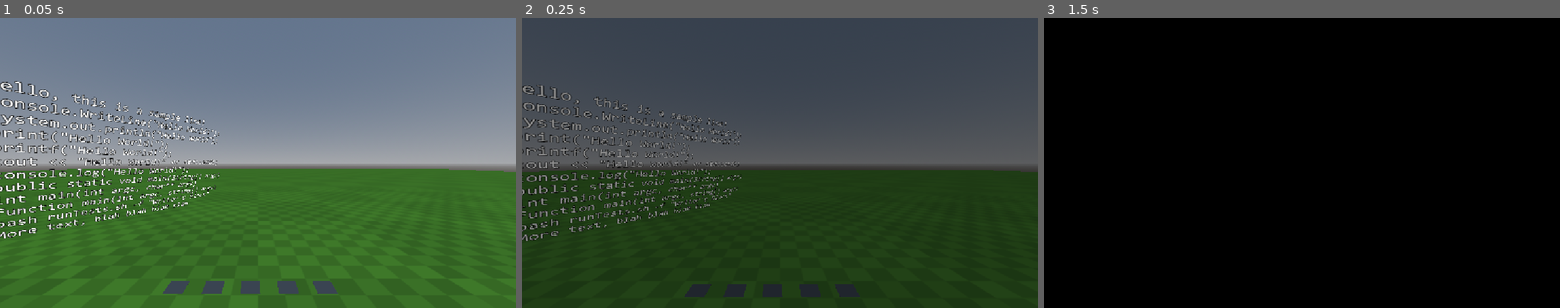
Above: before the commit, frames 1-3 (left to right).
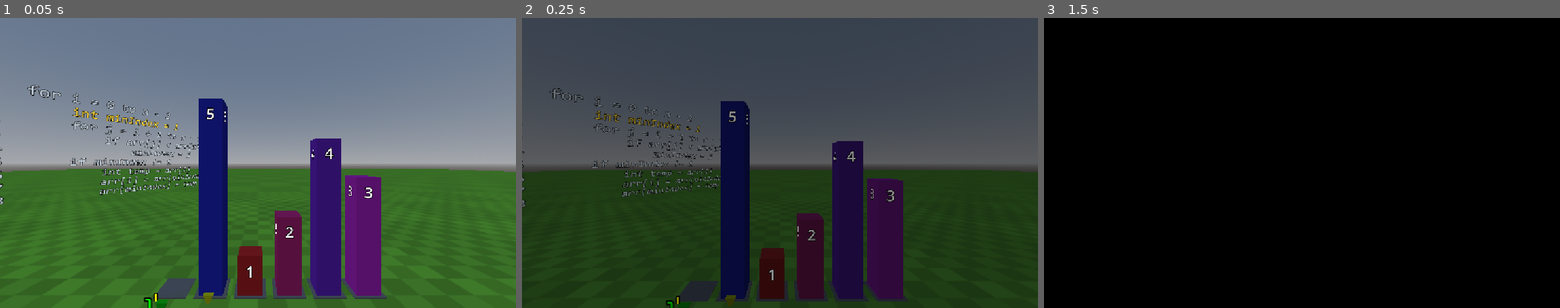
Above: after the commit, the same moments.

Repository: FlashCanBuild/SortingVR
Game: Godot game, scene res://scenes/main.tscn
Same seed, same stepped clock (60 frames per second), same inputs: the game is played once before the commit and once after it.
Inputs (mouse positions are in pixels of both pictures, inside the frame that each line leads up to):
- Up to frame 1 (0.05 s): no input
- Up to frame 2 (0.25 s): no input
- Up to frame 3 (1.5 s): tap Enter (ui_accept) at 0.5, 0.77, 1.07, 1.25 s; move the mouse to (1415, 148) at 0.52 s; hold Right (ui_right) 0.53-1.25 s; click (1415, 148) at 0.67 s; drag from (1198, 177) to (1276, 221) at 1.27 s

The runs differ from the first frame. In frame 1, 19% of the frame differs, in the area x 0-75%, y 21-100%; in frame 2, 18%; in frame 3, nothing differs.
Error before the commit: Invalid call to function 'get_active_material' in base 'MeshInstance3D'. Expected 1 argument(s). (res://CompareButton.gd:23)

Commit message:
progress on sliders

Diff:
--- a/game/CompareButton.gd
+++ b/game/CompareButton.gd
@@ -20,5 +20,12 @@
 
 ## Called when the node enters the scene tree for the first time.
 func _ready() -> void:
-	(button_mesh.get_active_material() as StandardMaterial3D).albedo_color = color
+	var mat := button_mesh.get_active_material(0) as StandardMaterial3D
+	# Create a new StandardMaterial3D if none exists, or duplicate it so buttons don't share colors
+	if mat == null:
+		mat = StandardMaterial3D.new()
+	else:
+		mat = mat.duplicate() as StandardMaterial3D
+	mat.albedo_color = color
+	button_mesh.set_surface_override_material(0, mat)
 	label.text = buttonText
--- a/game/scenes/BlockRow.tscn
+++ b/game/scenes/BlockRow.tscn
@@ -1,6 +1,6 @@
 [gd_scene format=3 uid="uid://calmpm8nssn3p"]
 
-[ext_resource type="Script" uid="uid://nhpadiotllvp" path="res://scripts/BlockRow.gd" id="1_sdlgj"]
+[ext_resource type="Script" uid="uid://nhpadiotllvp" path="res://scripts/objects/BlockRow.gd" id="1_sdlgj"]
 [ext_resource type="PackedScene" uid="uid://bocmrh145jrsa" path="res://scenes/Slot.tscn" id="2_0obv0"]
 [ext_resource type="PackedScene" uid="uid://bwis1ourdwnih" path="res://scenes/SortBlock.tscn" id="2_uvjos"]
 
@@ -12,22 +12,22 @@
 max_block_height = 5.0
 
 [node name="TempSlot" parent="." unique_id=1728868693 instance=ExtResource("2_0obv0")]
-transform = Transform3D(1, 0, 0, 0, 1, 0, 0, 0, 1, 0.5, 0, -0.5)
 
 [node name="Slot0" parent="." unique_id=255949924 instance=ExtResource("2_0obv0")]
+transform = Transform3D(1, 0, 0, 0, 1, 0, 0, 0, 1, -0.5, 0, 0)
 
 [node name="Slot1" parent="." unique_id=1807986929 instance=ExtResource("2_0obv0")]
-transform = Transform3D(1, 0, 0, 0, 1, 0, 0, 0, 1, -0.5, 0, 0)
+transform = Transform3D(1, 0, 0, 0, 1, 0, 0, 0, 1, -1, 0, 0)
 index = 1
 
 [node name="Slot2" parent="." unique_id=810512703 instance=ExtResource("2_0obv0")]
-transform = Transform3D(1, 0, 0, 0, 1, 0, 0, 0, 1, -1, 0, 0)
+transform = Transform3D(1, 0, 0, 0, 1, 0, 0, 0, 1, -1.5, 0, 0)
 index = 2
 
 [node name="Slot3" parent="." unique_id=572254808 instance=ExtResource("2_0obv0")]
-transform = Transform3D(1, 0, 0, 0, 1, 0, 0, 0, 1, -1.5, 0, 0)
+transform = Transform3D(1, 0, 0, 0, 1, 0, 0, 0, 1, -2, 0, 0)
 index = 3
 
 [node name="Slot4" parent="." unique_id=333287905 instance=ExtResource("2_0obv0")]
-transform = Transform3D(1, 0, 0, 0, 1, 0, 0, 0, 1, -2, 0, 0)
+transform = Transform3D(1, 0, 0, 0, 1, 0, 0, 0, 1, -2.5, 0, 0)
 index = 4
--- /dev/null
+++ b/game/scenes/IndexSlider.tscn
@@ -0,0 +1,40 @@
+[gd_scene format=3 uid="uid://coui2mo4atg65"]
+
+[ext_resource type="Script" uid="uid://b52qrj6ekho10" path="res://scripts/objects/IndexSlider.gd" id="1_xr7bj"]
+[ext_resource type="FontFile" uid="uid://didkng5yj68tr" path="res://assets/fonts/Orbitron/Orbitron-ExtraBold.ttf" id="2_d5pvm"]
+[ext_resource type="PackedScene" uid="uid://b0r6edl74ddo7" path="res://addons/godot-xr-tools/interactables/interactable_slider.tscn" id="3_enhhj"]
+[ext_resource type="PackedScene" uid="uid://bddj5m7ull6g0" path="res://addons/godot-xr-tools/interactables/interactable_handle.tscn" id="4_puo3v"]
+
+[sub_resource type="BoxShape3D" id="BoxShape3D_idati"]
+size = Vector3(1, 0.52500004, 1)
+
+[sub_resource type="StandardMaterial3D" id="StandardMaterial3D_xr7bj"]
+
+[sub_resource type="PrismMesh" id="PrismMesh_po5s0"]
+material = SubResource("StandardMaterial3D_xr7bj")
+size = Vector3(0.125, 0.125, 0.063)
+
+[node name="IndexSlider" type="Node3D" unique_id=1632877457 node_paths=PackedStringArray("slider", "handle", "name_label", "pointer_mesh")]
+script = ExtResource("1_xr7bj")
+slider = NodePath("InteractableSlider")
+handle = NodePath("InteractableSlider/InteractableHandle")
+name_label = NodePath("NameLabel")
+pointer_mesh = NodePath("InteractableSlider/InteractableHandle/MeshInstance3D")
+
+[node name="NameLabel" type="Label3D" parent="." unique_id=2026260301]
+transform = Transform3D(1, 0, 0, 0, -4.371139e-08, 1, 0, -1, -4.371139e-08, -0.125, 0, 0)
+text = "Variable Name"
+font = ExtResource("2_d5pvm")
+horizontal_alignment = 2
+
+[node name="InteractableSlider" parent="." unique_id=795347943 instance=ExtResource("3_enhhj")]
+
+[node name="InteractableHandle" parent="InteractableSlider" unique_id=1590175448 instance=ExtResource("4_puo3v")]
+
+[node name="CollisionShape3D" type="CollisionShape3D" parent="InteractableSlider/InteractableHandle" unique_id=1802881771]
+transform = Transform3D(0.125, 0, 0, 0, 0.125, 0, 0, 0, 0.125, 0, 0, 0)
+shape = SubResource("BoxShape3D_idati")
+
+[node name="MeshInstance3D" type="MeshInstance3D" parent="InteractableSlider/InteractableHandle" unique_id=1258644298]
+transform = Transform3D(1, 0, 0, 0, -4.371139e-08, 1, 0, -1, -4.371139e-08, 0, 0, 0)
+mesh = SubResource("PrismMesh_po5s0")
--- a/game/scenes/PseudocodeBoard.tscn
+++ b/game/scenes/PseudocodeBoard.tscn
@@ -1,6 +1,6 @@
 [gd_scene format=3 uid="uid://b5l050stkv4v2"]
 
-[ext_resource type="Script" uid="uid://cp3x2fsc2ohni" path="res://scripts/PseudocodeBoard.gd" id="1_s4lqp"]
+[ext_resource type="Script" uid="uid://cp3x2fsc2ohni" path="res://scripts/objects/PseudocodeBoard.gd" id="1_s4lqp"]
 [ext_resource type="FontFile" uid="uid://b4sffrp8vc8qc" path="res://assets/fonts/CONSOLA.TTF" id="2_ihax8"]
 
 [node name="PseudocodeBoard" type="Node3D" unique_id=1050903606 node_paths=PackedStringArray("line_labels")]
--- a/game/scenes/Slot.tscn
+++ b/game/scenes/Slot.tscn
@@ -1,7 +1,7 @@
 [gd_scene format=3 uid="uid://bocmrh145jrsa"]
 
 [ext_resource type="PackedScene" uid="uid://ce7vysyvondf8" path="res://addons/godot-xr-tools/objects/snap_zone.tscn" id="1_djgyf"]
-[ext_resource type="Script" uid="uid://dptowd1f3tffm" path="res://scripts/Slot.gd" id="1_mlwvr"]
+[ext_resource type="Script" uid="uid://dptowd1f3tffm" path="res://scripts/objects/Slot.gd" id="1_mlwvr"]
 
 [sub_resource type="SphereShape3D" id="SphereShape3D_mlwvr"]
 resource_local_to_scene = true
--- a/game/scenes/SortBlock.tscn
+++ b/game/scenes/SortBlock.tscn
@@ -2,7 +2,7 @@
 
 [ext_resource type="PackedScene" uid="uid://c8l60rnugru40" path="res://addons/godot-xr-tools/objects/pickable.tscn" id="1_tnhqg"]
 [ext_resource type="PackedScene" uid="uid://ctw7nbntd5pcj" path="res://addons/godot-xr-tools/objects/grab_points/grab_point_hand_right.tscn" id="2_2l3ww"]
-[ext_resource type="Script" uid="uid://bebb7ojlfgu1o" path="res://scripts/SortBlock.gd" id="2_amcgd"]
+[ext_resource type="Script" uid="uid://bebb7ojlfgu1o" path="res://scripts/objects/SortBlock.gd" id="2_amcgd"]
 [ext_resource type="PackedScene" uid="uid://c25yxb0vt53vc" path="res://addons/godot-xr-tools/objects/grab_points/grab_point_hand_left.tscn" id="3_amcgd"]
 
 [sub_resource type="BoxShape3D" id="BoxShape3D_2l3ww"]
--- a/game/scenes/main.tscn
+++ b/game/scenes/main.tscn
@@ -10,11 +10,13 @@
 [ext_resource type="PackedScene" uid="uid://c2q5phg8w08o" path="res://addons/godot-xr-tools/functions/movement_jump.tscn" id="8_1nqs0"]
 [ext_resource type="PackedScene" uid="uid://diyu06cw06syv" path="res://addons/godot-xr-tools/player/player_body.tscn" id="9_1iba3"]
 [ext_resource type="Texture2D" uid="uid://d0s686o5cg2ij" path="res://assets/textures/UE4_1m x 1m.png" id="10_yxlcp"]
-[ext_resource type="Script" uid="uid://bf3alvab6gt5i" path="res://scripts/SortingBoard.gd" id="11_qmy6f"]
+[ext_resource type="Script" uid="uid://bf3alvab6gt5i" path="res://scripts/objects/SortingBoard.gd" id="11_qmy6f"]
 [ext_resource type="Script" uid="uid://cfudkq7l1sfws" path="res://scripts/logic/Referee.gd" id="13_mwfav"]
 [ext_resource type="PackedScene" uid="uid://calmpm8nssn3p" path="res://scenes/BlockRow.tscn" id="13_xa025"]
 [ext_resource type="PackedScene" uid="uid://b5l050stkv4v2" path="res://scenes/PseudocodeBoard.tscn" id="14_mwfav"]
 [ext_resource type="PackedScene" uid="uid://cfjj037dxmxgp" path="res://scenes/CompareButton.tscn" id="15_3p2gp"]
+[ext_resource type="Script" uid="uid://cvpm7yxn7y2xh" path="res://scripts/objects/SliderRack.gd" id="16_cvmbd"]
+[ext_resource type="PackedScene" uid="uid://coui2mo4atg65" path="res://scenes/IndexSlider.tscn" id="17_ft6cd"]
 
 [sub_resource type="ProceduralSkyMaterial" id="ProceduralSkyMaterial_5t7wk"]
 
@@ -90,13 +92,15 @@
 transform = Transform3D(1, 0, 0, 0, 1, 0, 0, 0, 1, 0, -0.5, 0)
 shape = SubResource("BoxShape3D_po5s0")
 
-[node name="SortingBoard" type="Node3D" parent="." unique_id=1314728863 node_paths=PackedStringArray("referee", "block_row", "pseudocode_board", "true_button")]
+[node name="SortingBoard" type="Node3D" parent="." unique_id=1314728863 node_paths=PackedStringArray("referee", "block_row", "pseudocode_board", "slider_rack", "true_button", "false_button")]
 transform = Transform3D(-1, 0, -8.742278e-08, 0, 1, 0, 8.742278e-08, 0, -1, -1.0999999, 0, -2.5500002)
 script = ExtResource("11_qmy6f")
 referee = NodePath("Referee")
 block_row = NodePath("BlockRow")
 pseudocode_board = NodePath("PseudocodeBoard")
+slider_rack = NodePath("SliderRack")
 true_button = NodePath("TrueButton")
+false_button = NodePath("FalseButton")
 
 [node name="BlockRow" parent="SortingBoard" unique_id=1777947557 instance=ExtResource("13_xa025")]
 max_block_height = 2.5
@@ -109,6 +113,21 @@
 
 [node name="TrueButton" parent="SortingBoard" unique_id=1994112145 instance=ExtResource("15_3p2gp")]
 transform = Transform3D(-4.371139e-08, 0, -1, 0, 1, 0, 1, 0, -4.371139e-08, 0.5000002, 0.016, -0.92499983)
+compareType = true
+buttonText = "TRUE"
+color = Color(0, 0.72678816, 1.347661e-06, 1)
 
-[node name="TrueButton2" parent="SortingBoard" unique_id=787987813 instance=ExtResource("15_3p2gp")]
+[node name="FalseButton" parent="SortingBoard" unique_id=787987813 instance=ExtResource("15_3p2gp")]
 transform = Transform3D(-4.371139e-08, 0, -1, 0, 1, 0, 1, 0, -4.371139e-08, 0.5000002, 0.016, -1.3499999)
+buttonText = "FALSE"
+color = Color(0.79897434, 4.379898e-06, 6.738305e-07, 1)
+
+[node name="SliderRack" type="Node3D" parent="SortingBoard" unique_id=532758840 node_paths=PackedStringArray("anchor", "preview_row")]
+script = ExtResource("16_cvmbd")
+anchor = NodePath("Marker3D")
+slider_scene = ExtResource("17_ft6cd")
+preview_row = NodePath("../BlockRow")
+SPACING = 0.125
+
+[node name="Marker3D" type="Marker3D" parent="SortingBoard/SliderRack" unique_id=423188410]
+transform = Transform3D(-1, 0, 8.742278e-08, 8.742278e-08, -4.371139e-08, 1, 3.821371e-15, 1, 4.371139e-08, 0.025000146, 0.024999982, -0.24999991)
--- a/game/scripts/logic/Variable.gd
+++ b/game/scripts/logic/Variable.gd
@@ -11,7 +11,10 @@
 var name: StringName
 ## Whether or not the variable is "loop-controlled" (like `i` in a for loop)
 var loop_controlled: bool
+## Color that corresponds to the variable.
+var color: Color
 
-func _init(var_name: StringName, is_loop_controlled: bool = false) -> void:
+func _init(var_name: StringName, is_loop_controlled: bool = false, var_color: Color = Color.WHITE) -> void:
 	name = var_name
 	loop_controlled = is_loop_controlled
+	color = var_color
--- a/game/scripts/logic/algorithms/SelectionSort.gd
+++ b/game/scripts/logic/algorithms/SelectionSort.gd
@@ -30,9 +30,9 @@
 ## @returns array of [Variable]s
 func get_variables() -> Array[Variable]:
 	var variables: Array[Variable] = [
-		Variable.new(&"i", true),
-		Variable.new(&"j", true),
-		Variable.new(&"minIndex"),
+		Variable.new(&"i", true, Color.YELLOW),
+		Variable.new(&"j", true, Color.GREEN),
+		Variable.new(&"minIndex", false, Color.CYAN),
 	]
 	return variables
 
--- a/game/scripts/BlockRow.gd
+++ b/game/scripts/objects/BlockRow.gd
@@ -70,10 +70,7 @@
 ## 					by the number of blocks. [br]
 ## @returns			The footprint (maximum safe size)
 func _footprint(active: Array[Slot], unit: float) -> float:
-	var nearest := INF
-	for i in range(active.size() - 1):
-		nearest = minf(nearest, active[i].global_position.distance_to(active[i + 1].global_position))
-	return minf(unit, nearest / SPACING_FACTOR)
+	return minf(unit, slot_spacing(active.size()) / SPACING_FACTOR)
 
 ## Clear all slots and free (destroy) all blocks
 func _clear() -> void:
@@ -83,3 +80,9 @@
 	for block in blocks:
 		block.queue_free()
 	blocks.clear()
+
+func slot_spacing(count: int) -> float:
+	var nearest := INF
+	for i in range(count - 1):
+		nearest = minf(nearest, _ordered[i].global_position.distance_to(_ordered[i + 1].global_position))
+	return nearest
--- /dev/null
+++ b/game/scripts/objects/IndexSlider.gd
@@ -0,0 +1,105 @@
+## IndexSlider is a single interactable slider linked to an "index variable",
+## which is a variable whose value corresponds to an index in the array the user
+## is tasked to sort. During a [SetAction], a player will set one of these
+## variables to an index in the array by physically moving the slider.
+class_name IndexSlider
+extends Node3D
+
+## Signal to emit upon the handle landing on a particular index
+signal released_at(slider: IndexSlider, index: int)
+## Distance between the label and the physical slider
+const LABEL_MARGIN := 0.125
+
+## The interactable slider
+@export var slider: XRToolsInteractableSlider
+## The slider's handle that points to an index in the array
+@export var handle: XRToolsInteractableHandle
+## The name of the variable (e.g. i, j, minIndex)
+@export var name_label: Label3D
+## Pointer's mesh
+@export var pointer_mesh: MeshInstance3D
+
+## The variable this slider corresponds to
+var variable: Variable
+## (Unsure what this is for yet, come back to this)
+var committed: int = Variable.UNDEFINED
+## Distance between the slider "notches" (positive stops where the handle snaps
+## to)
+var _step: float = 0.0
+
+const SNAP_TIME := 0.15
+
+## Tween animation variables
+var _locked: bool = false
+var _snapping: bool = false
+var _tween: Tween
+
+func _ready() -> void:
+	## Connect the slider's release signal to the _on_released
+	slider.released.connect(_on_released)
+
+## Configure the IndexSlider's fields[br]
+## @param new_variable	the variable in which to track with this slider[br]
+## @param count			the total number of elements in the array we're sorting[br]
+## @param step			the physical distance between two indices[br]
+## @param auto_move		whether or not this slider should automatically move
+## 						upon being set
+func configure(new_variable: Variable, count: int, step: float, auto_move: bool) -> void:
+	variable = new_variable
+	name_label.modulate = variable.color
+	_tint_pointer(variable.color)
+	_step = step
+	_locked = variable.loop_controlled and auto_move
+	name_label.text = str(variable.name)
+	name_label.position = Vector3(-step - LABEL_MARGIN, 0.0, 0.0)
+	slider.slider_steps = 0.0
+	slider.slider_limit_min = -step
+	slider.slider_limit_max = (count - 1) * step
+	show_index(Variable.UNDEFINED)
+
+func show_index(index: int) -> void:
+	_stop_snap()
+	committed = index
+	slider.slider_position = index * _step
+
+func commit(index: int) -> void:
+	committed = index
+	_snap_to(index)
+
+func revert() -> void:
+	slider.slider_position = committed * _step
+
+func _on_released(_interactable) -> void:
+	var index := roundi(slider.slider_position / _step)
+	if index == committed:
+		_snap_to(committed)
+		return
+	released_at.emit(self, index)
+
+func _snap_to(index: int) -> void:
+	_stop_snap()
+	_snapping = true
+	_refresh_grab()
+	_tween = create_tween()
+	_tween.tween_property(slider, "slider_position", index * _step, SNAP_TIME).set_trans(Tween.TRANS_CUBIC).set_ease(Tween.EASE_OUT)
+	_tween.finished.connect(_on_snap_finished)
+
+func _stop_snap() -> void:
+	if _tween != null and _tween.is_valid():
+		_tween.kill()
+	_snapping = false
+	_refresh_grab()
+
+func _on_snap_finished() -> void:
+	_snapping = false
+	_refresh_grab()
+
+func _refresh_grab() -> void:
+	handle.enabled = not (_locked or _snapping)
+
+func _tint_pointer(color: Color) -> void:
+	assert(pointer_mesh.mesh is PrimitiveMesh, "IndexSlider: the pointer needs a primitive mesh")
+	var mesh := pointer_mesh.mesh.duplicate(true) as PrimitiveMesh
+	assert(mesh.material is StandardMaterial3D, "IndexSlider: the pointer mesh needs a StandardMaterial3D")
+	(mesh.material as StandardMaterial3D).albedo_color = color
+	pointer_mesh.mesh = mesh
--- /dev/null
+++ b/game/scripts/objects/SliderRack.gd
@@ -0,0 +1,120 @@
+## SliderRack is a collection of all index variables used for the sorting
+## algorithm as well as their sliders.
+@tool
+class_name SliderRack
+extends Node3D
+
+## Upon a slider releasing, emit a signal with itself and the index it moved to.
+signal slider_released(slider: IndexSlider, index: int)
+
+## The vertical spacing between sliders
+const PREVIEW_HEIGHT := 0.08
+const PREVIEW_DEPTH := 0.04
+const PREVIEW_COLOR := Color(0.2, 0.9, 1.0)
+
+@export var anchor: Marker3D
+@export var slider_scene: PackedScene
+
+@export var preview_row: Node3D
+@export_range(2, 20) var preview_count: int = 5
+@export_range(1, 8) var preview_variables: int = 3
+@export var SPACING := 0.25
+
+var _preview_mesh: ImmediateMesh
+
+var _sliders: Dictionary = {}
+
+func _ready() -> void:
+	set_process(Engine.is_editor_hint())
+	if not Engine.is_editor_hint():
+		return
+	_preview_mesh = ImmediateMesh.new()
+	var material := StandardMaterial3D.new()
+	material.shading_mode = BaseMaterial3D.SHADING_MODE_UNSHADED
+	material.albedo_color = PREVIEW_COLOR
+	var preview := MeshInstance3D.new()
+	preview.top_level = true
+	preview.mesh = _preview_mesh
+	preview.material_override = material
+	add_child(preview)
+
+func _process(_delta: float) -> void:
+	_draw_preview()
+
+func setup(variables: Array[Variable], block_row: BlockRow, count: int, auto_move: bool) -> void:
+	_clear()
+	var step := block_row.slot_spacing(count)
+	var axes := anchor.global_transform.basis.orthonormalized()
+	var first_slot := block_row.slot_for_index(0).global_position
+	var along := (first_slot - anchor.global_position).dot(axes.x)
+	var track_origin := anchor.global_position + axes.x * along
+	for i in variables.size():
+		var slider := slider_scene.instantiate() as IndexSlider
+		add_child(slider)
+		slider.global_transform = Transform3D(axes, track_origin - axes.y * SPACING * i)
+		slider.configure(variables[i], count, step, auto_move)
+		slider.released_at.connect(_on_released_at)
+		_sliders[variables[i].name] = slider
+
+func apply(variable_name: StringName, index: int) -> void:
+	var slider: IndexSlider = _sliders.get(variable_name)
+	if slider != null:
+		slider.show_index(index)
+
+func reset_all() -> void:
+	for slider in _sliders.values():
+		(slider as IndexSlider).show_index(Variable.UNDEFINED)
+
+func _clear() -> void:
+	for slider in _sliders.values():
+		slider.queue_free()
+	_sliders.clear()
+
+func _on_released_at(slider: IndexSlider, index: int) -> void:
+	slider_released.emit(slider, index)
+
+## PREVIEW STUFF
+func _draw_preview() -> void:
+	if _preview_mesh == null:
+		return
+	_preview_mesh.clear_surfaces()
+	if anchor == null or preview_row == null:
+		return
+	var slots = preview_row.get("slots")
+	if slots == null:
+		return
+	var axes := anchor.global_transform.basis.orthonormalized()
+	var positions: Array[Vector3] = []
+	for slot in slots:
+		if slot != null:
+			positions.append((slot as Node3D).global_position)
+	positions.sort_custom(func(a: Vector3, b: Vector3) -> bool: return a.dot(axes.x) < b.dot(axes.x))
+	var count := mini(preview_count, positions.size())
+	if count < 2:
+		return
+	var step := INF
+	for i in range(count - 1):
+		step = minf(step, positions[i].distance_to(positions[i + 1]))
+	var along := (positions[0] - anchor.global_position).dot(axes.x)
+	var track_origin := anchor.global_position + axes.x * along
+	_preview_mesh.surface_begin(Mesh.PRIMITIVE_LINES)
+	for i in preview_variables:
+		_add_track(Transform3D(axes, track_origin - axes.y * SPACING * i), step, count)
+	_preview_mesh.surface_end()
+
+func _add_track(frame: Transform3D, step: float, count: int) -> void:
+	var lo := Vector3(-step, -PREVIEW_HEIGHT / 2.0, -PREVIEW_DEPTH / 2.0)
+	var hi := Vector3((count - 1) * step, PREVIEW_HEIGHT / 2.0, PREVIEW_DEPTH / 2.0)
+	var corners: Array[Vector3] = []
+	for x in [lo.x, hi.x]:
+		for y in [lo.y, hi.y]:
+			for z in [lo.z, hi.z]:
+				corners.append(frame * Vector3(x, y, z))
+	for a in corners.size():
+		for b in range(a + 1, corners.size()):
+			if (a ^ b) in [1, 2, 4]:
+				_preview_mesh.surface_add_vertex(corners[a])
+				_preview_mesh.surface_add_vertex(corners[b])
+	for k in range(-1, count):
+		_preview_mesh.surface_add_vertex(frame * Vector3(k * step, lo.y, 0.0))
+		_preview_mesh.surface_add_vertex(frame * Vector3(k * step, hi.y, 0.0))
--- a/game/scripts/SortingBoard.gd
+++ b/game/scripts/objects/SortingBoard.gd
@@ -9,9 +9,11 @@
 @export var block_row: BlockRow
 ## A display of a sorting algorithm's pseudocode
 @export var pseudocode_board: PseudocodeBoard
+##
+@export var slider_rack: SliderRack
 ## A button to press upon a [CompareStep] necessitating `true`
 @export var true_button: CompareButton
-## A button to press upon a [CompareStep] necessitating `true`
+## A button to press upon a [CompareStep] necessitating `false`
 @export var false_button: CompareButton
 
 ## Whether loop variables' sliders (like i and j) will automatically move upon
@@ -48,6 +50,7 @@
 func _ready() -> void:
 	array_size = block_row.slots.size() # don't guess on array size
 	assert(array_size != null and array_size > 0, "SortingBoard: Number of slots is undefined or nonpositive!")
+	# Connect signals
 	for slot in block_row.slots:
 		slot.block_placed.connect(_on_block_placed)
 	block_row.temp_slot.block_placed.connect(_on_block_placed)
@@ -56,8 +59,9 @@
 	referee.stats_changed.connect(_on_stats_changed)
 	referee.restarted.connect(_on_restarted)
 	referee.finished.connect(_on_finished)
-	(true_button.button_interact as XRToolsInteractableAreaButton).button_pressed.connect(_on_button_pressed(true))
-	(false_button.button_interact as XRToolsInteractableAreaButton).button_pressed.connect(_on_button_pressed(false))
+	(true_button.button_interact as XRToolsInteractableAreaButton).button_pressed.connect(_on_button_pressed.bind(true))
+	(false_button.button_interact as XRToolsInteractableAreaButton).button_pressed.connect(_on_button_pressed.bind(false))
+	slider_rack.slider_released.connect(_on_slider_released)
 
 	if start_on_ready:
 		randomize_run(array_size)
@@ -79,6 +83,7 @@
 func start_run(values: Array) -> void:
 	_values = values.duplicate()
 	_rebuild_blocks()
+	slider_rack.setup(_algorithm.get_variables(), block_row, _values.size(), auto_move_loop_variables)
 	if pseudocode_board != null:
 		pseudocode_board.set_pseudocode(_algorithm.get_pseudocode())
 	referee.start(_algorithm, _values, auto_move_loop_variables)
@@ -129,8 +134,9 @@
 
 ## Trigger a [CompareAction] with a given type depending on the button that is
 ## pressed[br]
-## @param type	the type of button that is pressed (TRUE/FALSE)
-func _on_button_pressed(type: bool):
+## @param _button	the button that was pressed[br]
+## @param type		the type of button that is pressed (TRUE/FALSE)
+func _on_button_pressed(_button: XRToolsInteractableAreaButton, type: bool) -> void:
 	referee.submit(CompareAction.new(type))
 
 ## Trigger a teleport back to the block's home depending on where the block
@@ -162,11 +168,12 @@
 ## Update the autoplay and pseudocode board upon a completed step[br]
 ## @param waiting_for	the step we're now waiting on[br]
 ## @param _narrated		unused variable for any steps that aren't
-func _on_step_advanced(waiting_for: Step, _narrated: Array) -> void:
+func _on_step_advanced(waiting_for: Step, narrated: Array) -> void:
+	_apply_narrated(narrated)
 	print("waiting on pseudocode line ", waiting_for.line)
 	if pseudocode_board != null:
 		pseudocode_board.point_at(waiting_for.line)
-	if debug_autoplay_non_moves and not (waiting_for is MoveStep):
+	if debug_autoplay_non_moves and not (waiting_for is MoveStep or waiting_for is SetStep):
 		call_deferred("_autoplay", waiting_for, _generation)
 
 ## Autoplay a step (complete a step without player input)[br]
@@ -209,11 +216,25 @@
 ## Events to trigger upon a restart (defer call to rebuild blocks)
 func _on_restarted() -> void:
 	print("restarted")
+	slider_rack.reset_all()
 	call_deferred("_rebuild_blocks")
 
 ## Events to trigger upon a finish[br]
 ## @param _narrated		the remaining steps to auto-complete
-func _on_finished(_narrated: Array) -> void:
+func _on_finished(narrated: Array) -> void:
 	print("finished")
+	_apply_narrated(narrated)
 	if pseudocode_board != null:
 		pseudocode_board.point_at(-1)
+
+func _apply_narrated(narrated: Array) -> void:
+	for step in narrated:
+		var set_step := step as SetStep
+		if set_step != null:
+			slider_rack.apply(set_step.variable, set_step.value)
+
+func _on_slider_released(slider: IndexSlider, index: int) -> void:
+	if referee.submit(SetAction.new(slider.variable.name, index)):
+		slider.commit(index)
+	else:
+		slider.revert()
Not shown, added: game/assets/fonts/Orbitron/OFL.txt
Binary file added: game/assets/fonts/Orbitron/Orbitron-Black.ttf
Not shown, added: game/assets/fonts/Orbitron/Orbitron-Black.ttf.import
Binary file added: game/assets/fonts/Orbitron/Orbitron-Bold.ttf
Not shown, added: game/assets/fonts/Orbitron/Orbitron-Bold.ttf.import
Binary file added: game/assets/fonts/Orbitron/Orbitron-ExtraBold.ttf
Not shown, added: game/assets/fonts/Orbitron/Orbitron-ExtraBold.ttf.import
Binary file added: game/assets/fonts/Orbitron/Orbitron-Medium.ttf
Not shown, added: game/assets/fonts/Orbitron/Orbitron-Medium.ttf.import
Binary file added: game/assets/fonts/Orbitron/Orbitron-Regular.ttf
Not shown, added: game/assets/fonts/Orbitron/Orbitron-Regular.ttf.import
Binary file added: game/assets/fonts/Orbitron/Orbitron-SemiBold.ttf
(and 18 more such lines)
